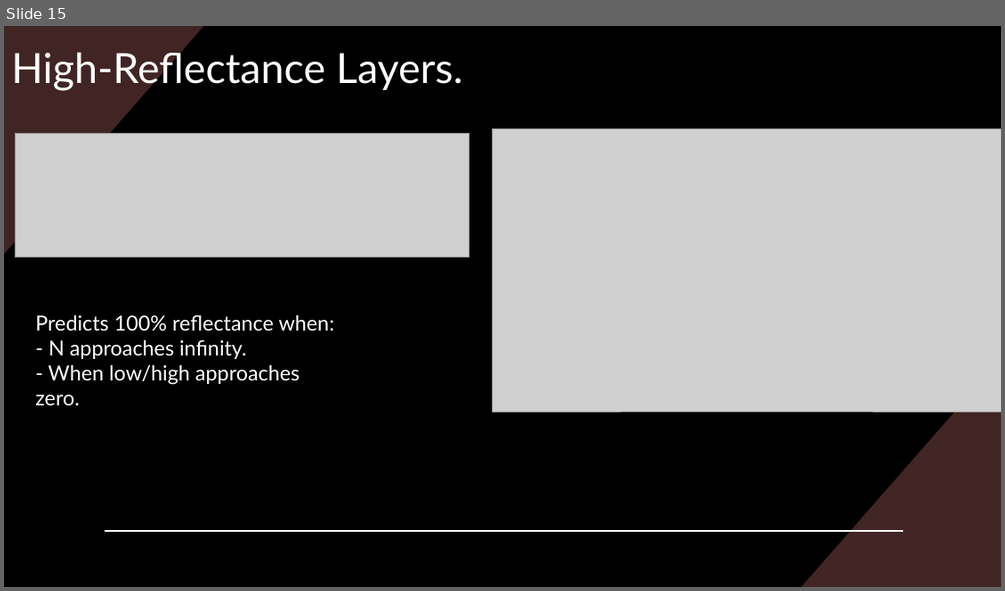
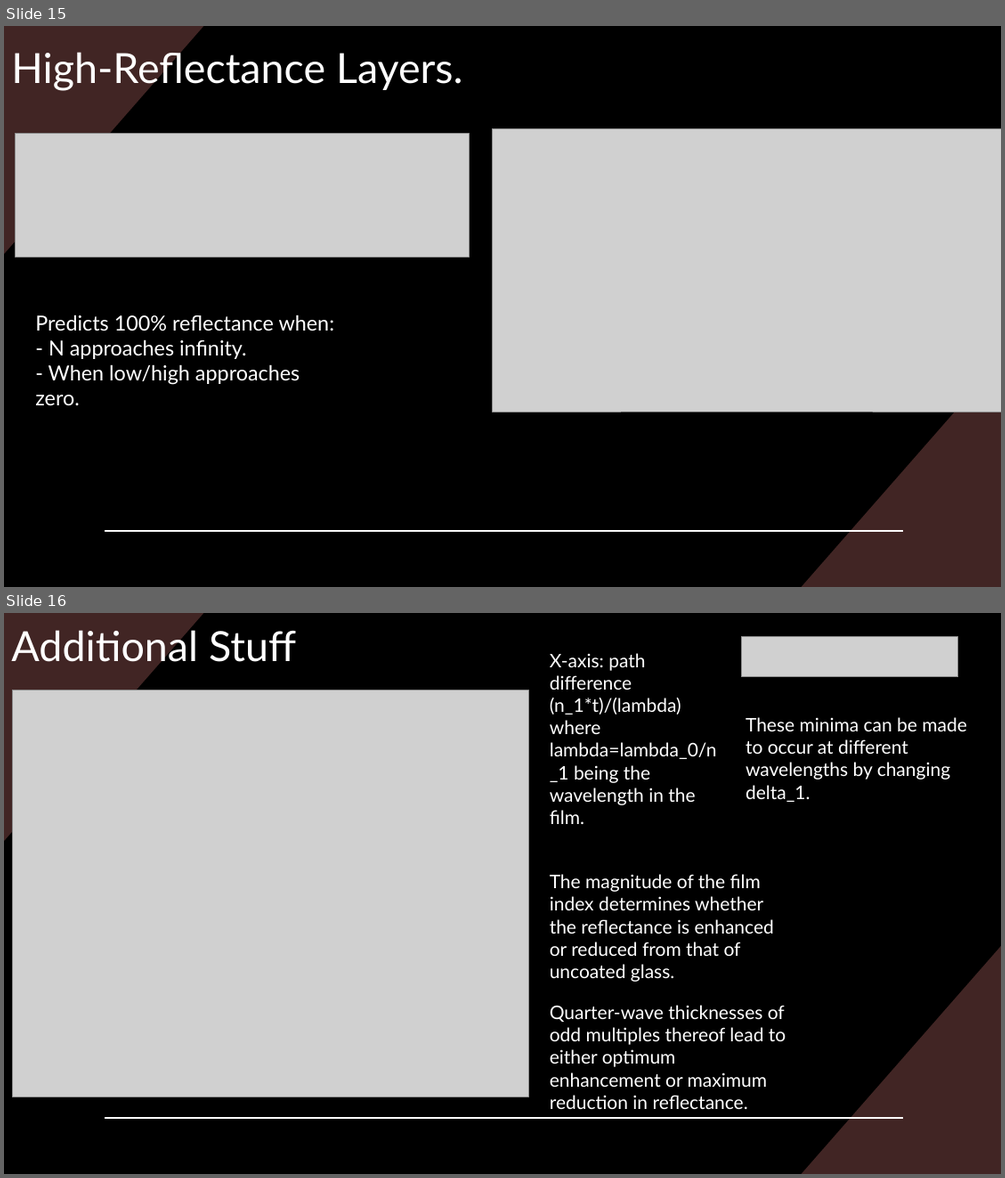
Before and after one commit to Collins-kariuk/Physics-Thesis-PDRCs, a slide deck: Presentations/Theory of Multilayer Films.pptx. Shown one above the other, each under a label of ours: slide 15 before the commit, slides 15 and 16 after it. The pictures are 1005x591 and 1005x1178 pixels, drawn with LibreOffice and Linux fonts; fonts in the diff are those of the drawing; grey boxes stand for pictures. Boxes give left, top, right and bottom in pixels: in the first picture for what was removed or moved away, otherwise in the second. Text is boxed around its words. In the diff, an @@ line names an element or a change of style, - is before the commit and + after.

Commit message:
Adding explanations to open questions (see descr.)
One of the questions I am supposed to answer is to explain the significance of the length of the film (t) being of quarter- and half-wavelength. I am still trying to figure that out.

```diff
--- a/Presentations/Theory of Multilayer Films.pptx
+++ b/Presentations/Theory of Multilayer Films.pptx
@@ slide 16 added at <box>4,613,1001,1174</box>, background #000000; not listed: 3 template elements that a slide beside it also shows @@
@@ title added at <box>11,625,296,670</box>, 40 pt, text #FFFFFF @@
+Additional Stuff
@@ picture added at <box>741,637,958,677</box> @@
@@ text added at <box>550,653,717,824</box>, 18 pt, text #FFFFFF @@
+X-axis: path difference (n_1*t)/(lambda) where lambda=lambda_0/n_1 being the wavelength in the film.
@@ picture added at <box>12,690,529,1096</box> @@
@@ text added at <box>745,717,967,802</box>, 18 pt, text #FFFFFF @@
+These minima can be made to occur at different wavelengths by changing delta_1.
@@ text added at <box>550,874,774,981</box>, 18 pt, text #FFFFFF @@
+The magnitude of the film index determines whether the reflectance is enhanced or reduced from that of uncoated glass.
@@ text added at <box>550,1005,785,1109</box>, 18 pt, text #FFFFFF @@
+Quarter-wave thicknesses of odd multiples thereof lead to either optimum enhancement or maximum reduction in reflectance.
```
